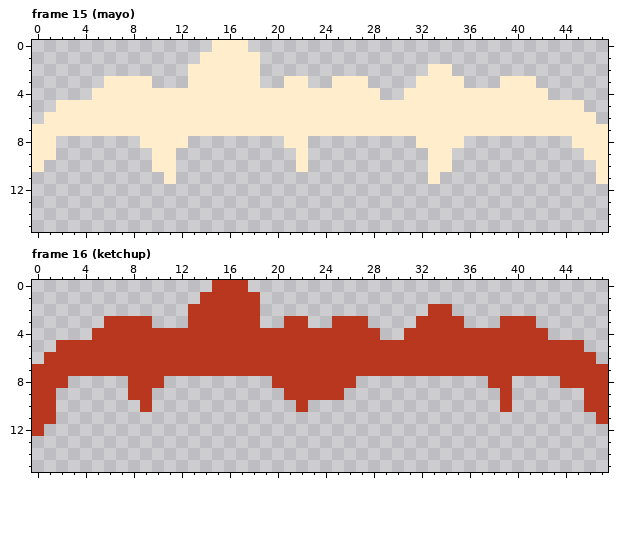
Pixel-art file, stored at assets/ingredients.ase. Above: the version before the commit.
48x16 pixels, 16 frames. Shown: frame 15 (mayo), frame 16 (ketchup).
The result:
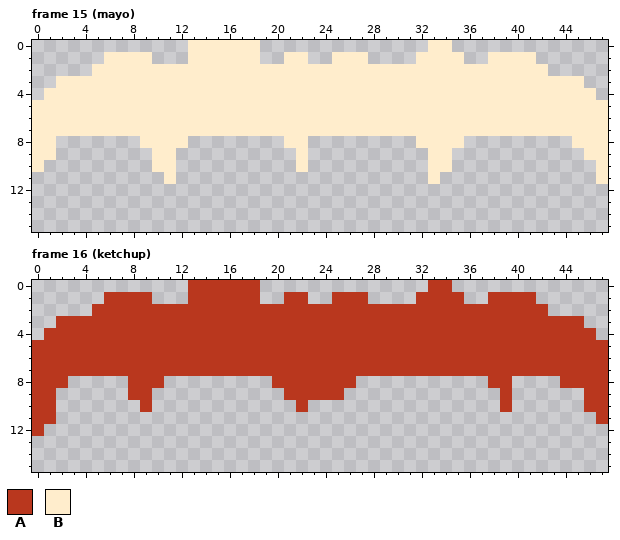
Palette (. is transparent): A #b9371e  B #ffedcc
Log entry: [ingredients] Update ketchup & mayo
Change:
--- frame 15 (mayo)
@@ x 0..47 @@
- 0 ...............BBB..............................
- 1 ..............BBBBB.............................
- 2 .............BBBBBB..............BB.............
- 3 ......BBBB...BBBBBB..BB..BBB....BBBB...BBB......
- 4 .....BBBBBBBBBBBBBBBBBBBBBBBB..BBBBBBBBBBBB.....
- 5 ..BBBBBBBBBBBBBBBBBBBBBBBBBBBBBBBBBBBBBBBBBBBB..
- 6 .BBBBBBBBBBBBBBBBBBBBBBBBBBBBBBBBBBBBBBBBBBBBBB.
+ 0 .............BBBBBB..............BB.............
+ 1 ......BBBB...BBBBBB..BB..BBB....BBBB..BBBB......
+ 2 .....BBBBBBBBBBBBBBBBBBBBBBBBBBBBBBBBBBBBBB.....
+ 3 ..BBBBBBBBBBBBBBBBBBBBBBBBBBBBBBBBBBBBBBBBBBBB..
+ 4 .BBBBBBBBBBBBBBBBBBBBBBBBBBBBBBBBBBBBBBBBBBBBBB.
+ 5 BBBBBBBBBBBBBBBBBBBBBBBBBBBBBBBBBBBBBBBBBBBBBBBB
+ 6 BBBBBBBBBBBBBBBBBBBBBBBBBBBBBBBBBBBBBBBBBBBBBBBB
  7 BBBBBBBBBBBBBBBBBBBBBBBBBBBBBBBBBBBBBBBBBBBBBBBB
--- frame 16 (ketchup)
@@ x 0..47 @@
- 0 ...............AAA..............................
- 1 ..............AAAAA.............................
- 2 .............AAAAAA..............AA.............
- 3 ......AAAA...AAAAAA..AA..AAA....AAAA...AAA......
- 4 .....AAAAAAAAAAAAAAAAAAAAAAAA..AAAAAAAAAAAA.....
- 5 ..AAAAAAAAAAAAAAAAAAAAAAAAAAAAAAAAAAAAAAAAAAAA..
- 6 .AAAAAAAAAAAAAAAAAAAAAAAAAAAAAAAAAAAAAAAAAAAAAA.
+ 0 .............AAAAAA..............AA.............
+ 1 ......AAAA...AAAAAA..AA..AAA....AAAA..AAAA......
+ 2 .....AAAAAAAAAAAAAAAAAAAAAAAAAAAAAAAAAAAAAA.....
+ 3 ..AAAAAAAAAAAAAAAAAAAAAAAAAAAAAAAAAAAAAAAAAAAA..
+ 4 .AAAAAAAAAAAAAAAAAAAAAAAAAAAAAAAAAAAAAAAAAAAAAA.
+ 5 AAAAAAAAAAAAAAAAAAAAAAAAAAAAAAAAAAAAAAAAAAAAAAAA
+ 6 AAAAAAAAAAAAAAAAAAAAAAAAAAAAAAAAAAAAAAAAAAAAAAAA
  7 AAAAAAAAAAAAAAAAAAAAAAAAAAAAAAAAAAAAAAAAAAAAAAAA
Changed places in both pictures, as pixel boxes (x1, y1, x2, y2):
added: (32, 40, 212, 124)
added: (248, 40, 608, 124)
added: (32, 280, 212, 364)
added: (248, 280, 608, 364)
